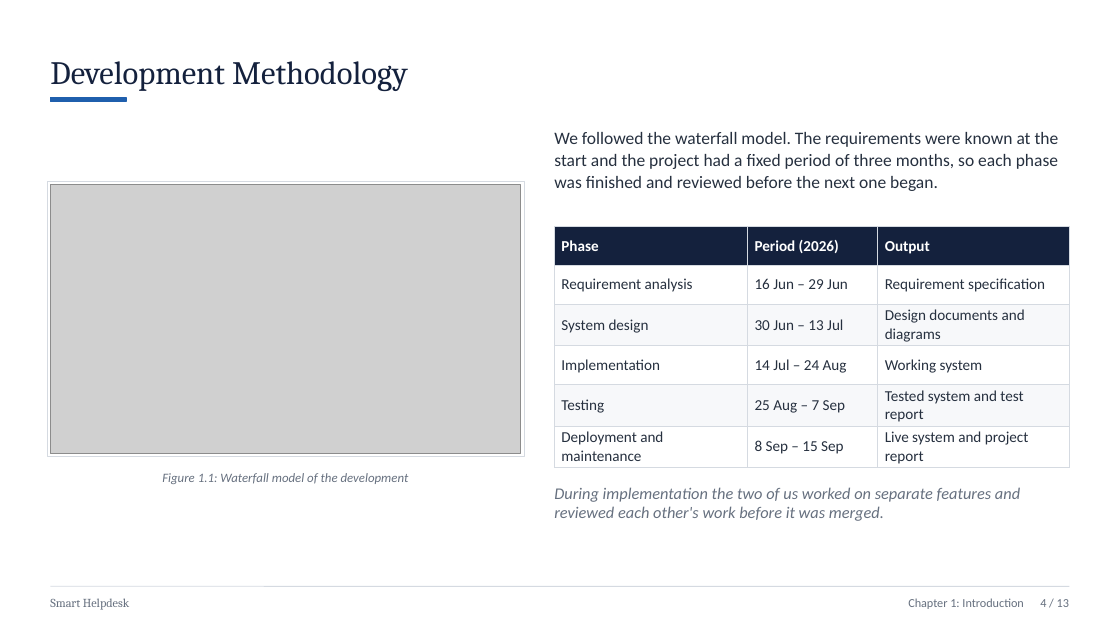
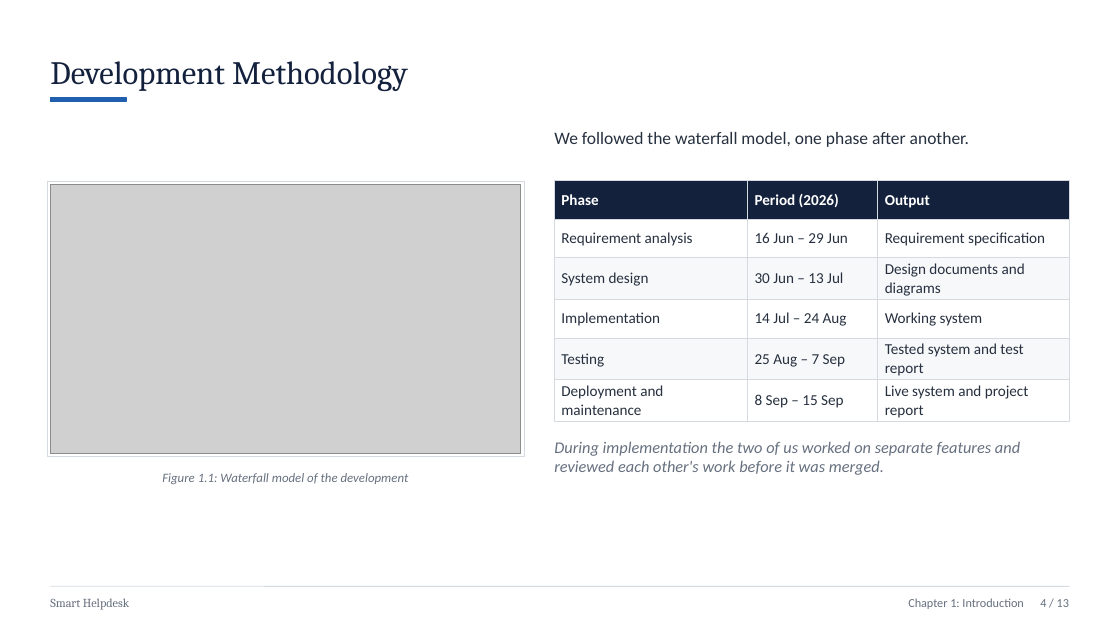
Before and after one commit to Sbh321/smart-helpdesk, a slide deck: slide 5 of college/report/Project-III-Presentation-Smart-Helpdesk.pptx. Drawn at 1120x630 pixels with LibreOffice and Linux fonts; fonts in the diff are those of the drawing; grey boxes stand for pictures. Boxes give left, top, right and bottom in pixels: in the first picture for what was removed or moved away, otherwise in the second. Text is boxed around its words. In the diff, an @@ line names an element or a change of style, - is before the commit and + after.

```diff
--- a/college/report/Project-III-Presentation-Smart-Helpdesk.pptx
+++ b/college/report/Project-III-Presentation-Smart-Helpdesk.pptx
@@ text at [554,132,969,147]: text changed @@
-We followed the waterfall model. The requirements were known at the start and the project had a fixed period of three months, so each phase was finished and reviewed before the next one began.
+We followed the waterfall model, one phase after another.
@@ table: place and size @@
-table at [555,227,1070,468]
+table at [555,181,1070,422]
@@ text "During implementation the two of ...": place and size @@
-text "During implementation the two of ..." at [554,487,1020,521]
+text "During implementation the two of ..." at [554,441,1020,475]
```
Also in this commit, not shown: 6 other slides changed, 40 other files.
